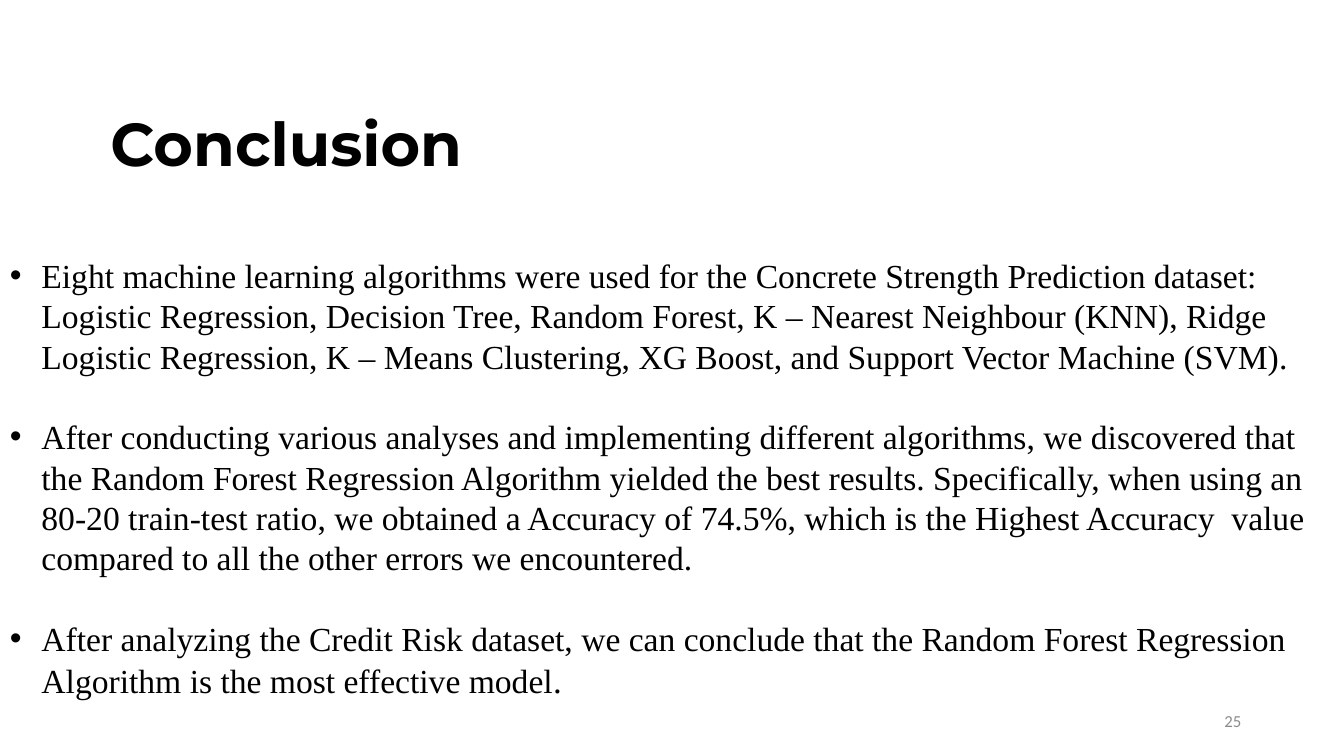
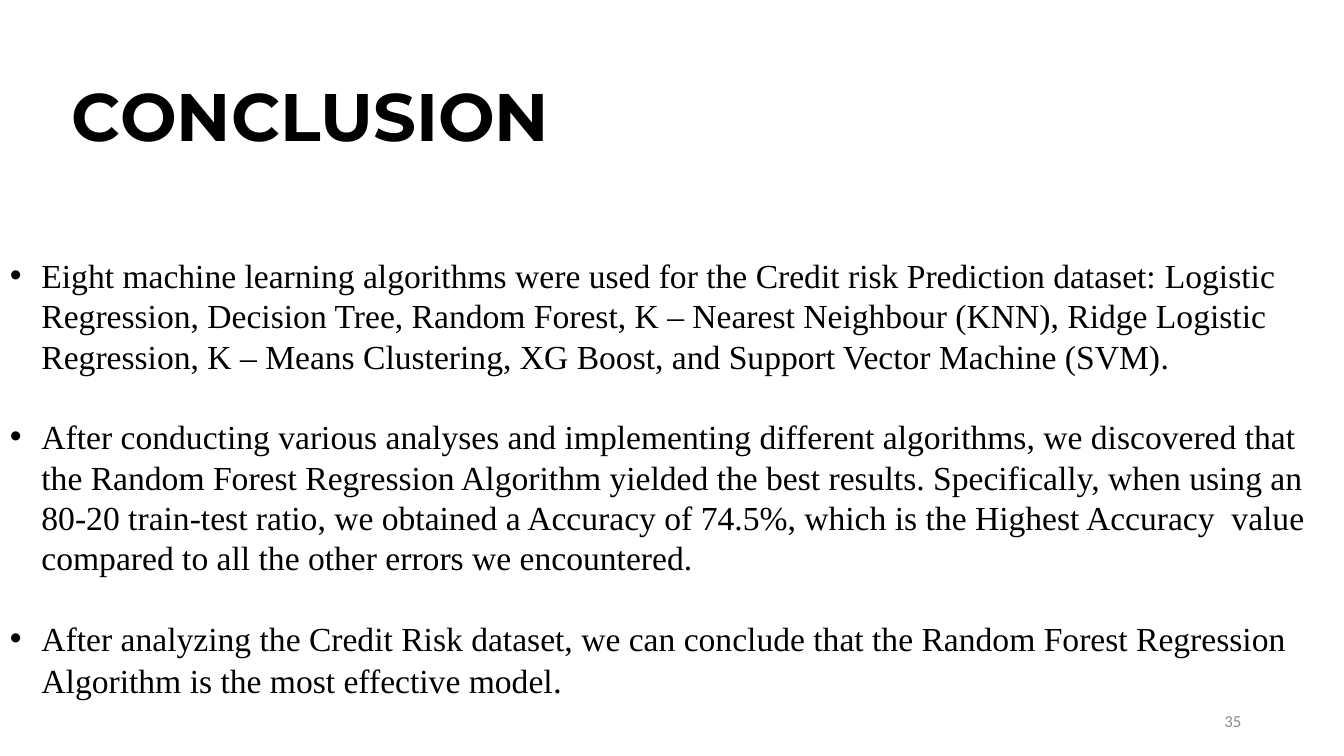
Before and after one commit to bharathdhanireddy/classification-credit-risk-, a slide deck: slide 35 of Presentation1.pptx (slide 25 before the commit). Drawn at 1344x756 pixels with LibreOffice and Linux fonts; fonts in the diff are those of the drawing; background and template pictures are left out. Boxes give left, top, right and bottom in pixels: in the first picture for what was removed or moved away, otherwise in the second. Text is boxed around its words. In the diff, an @@ line names an element or a change of style, - is before the commit and + after.

```diff
--- a/Presentation1.pptx
+++ b/Presentation1.pptx
@@ title at (x1=72, y1=93, x2=549, y2=142): text changed; size 43.2 to 48 pt @@
-Conclusion
+CONCLUSION
@@ text at (x1=41, y1=264, x2=1275, y2=375): text changed @@
-• Eight machine learning algorithms were used for the Concrete Strength Prediction dataset: Logistic Regression, Decision Tree, Random Forest, K – Nearest Neighbour (KNN), Ridge Logistic Regression, K – Means Clustering, XG Boost, and Support Vector Machine (SVM).
+• Eight machine learning algorithms were used for the Credit risk Prediction dataset: Logistic Regression, Decision Tree, Random Forest, K – Nearest Neighbour (KNN), Ridge Logistic Regression, K – Means Clustering, XG Boost, and Support Vector Machine (SVM).
```
Also in this commit, not shown: 3 other slides changed.
